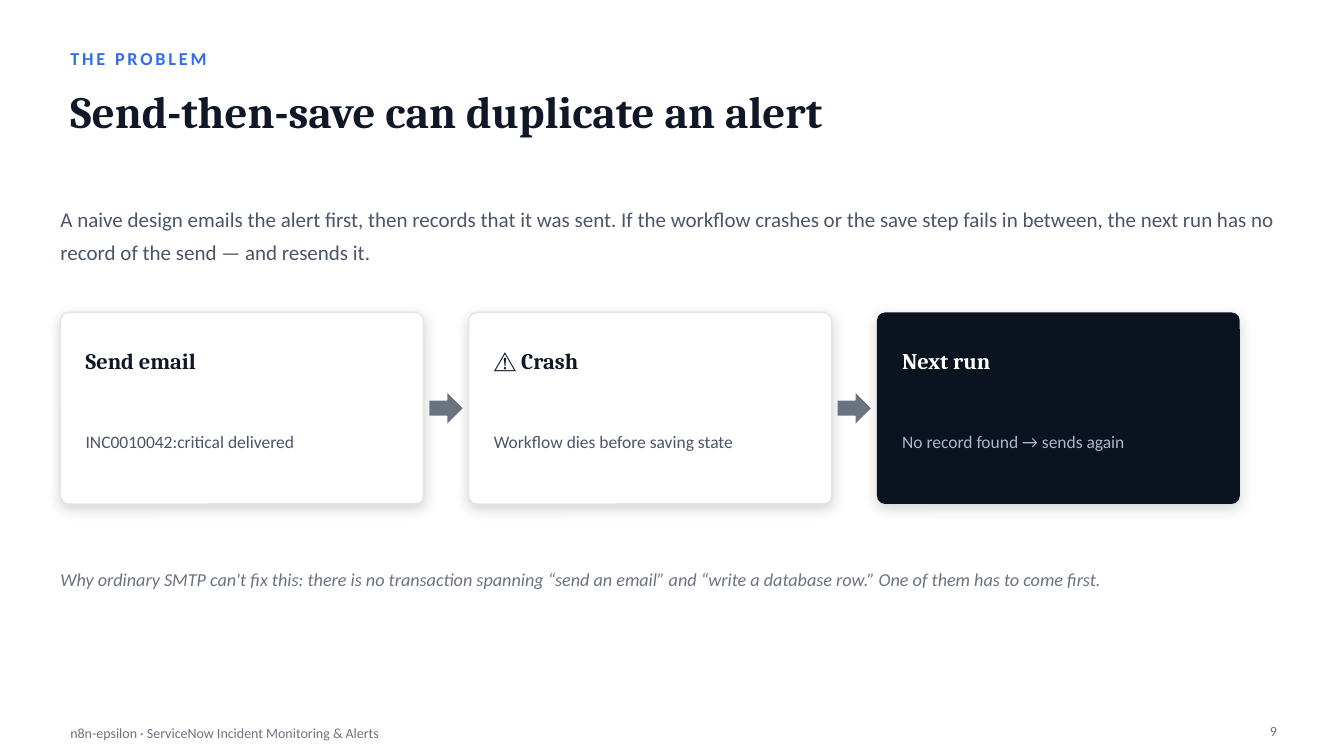
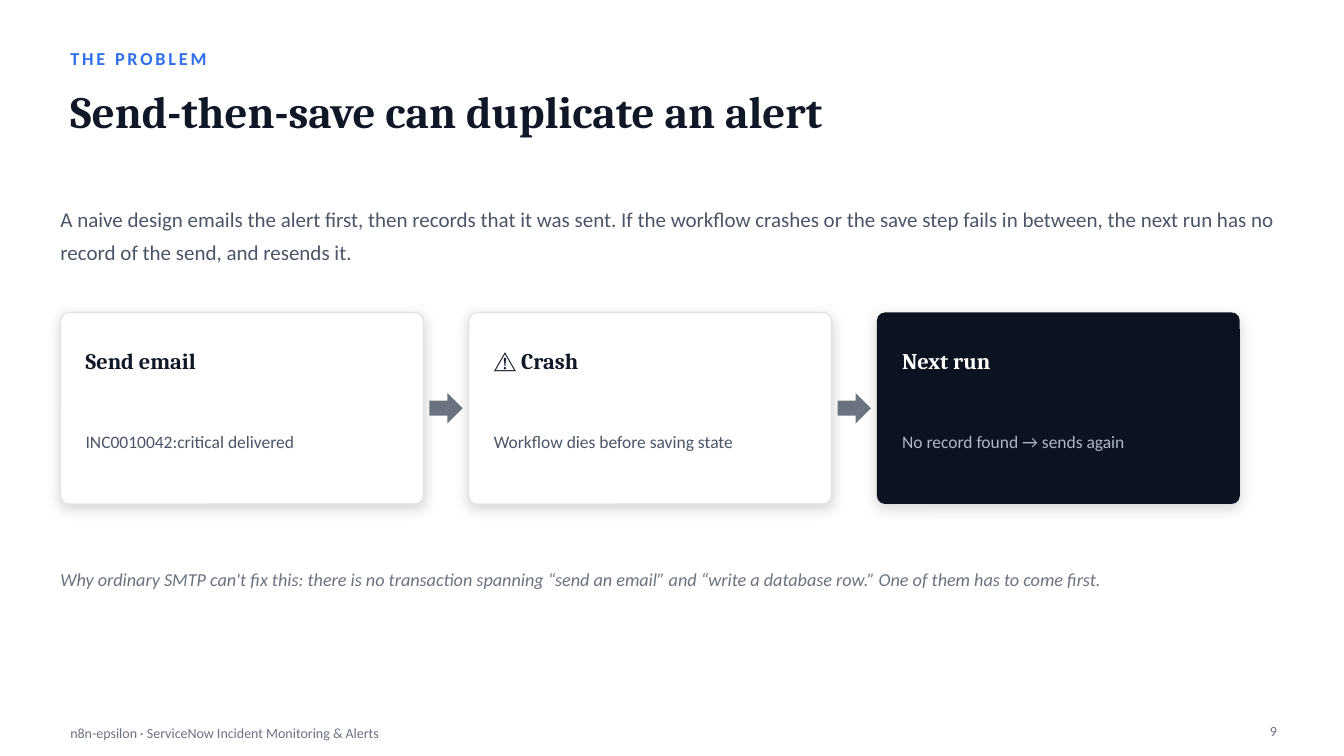
Before and after one commit to Chethan616/n8n-epsilon, a slide deck: slide 9 of n8n-epsilon-detailed.pptx. Drawn at 1344x756 pixels with LibreOffice and Linux fonts; fonts in the diff are those of the drawing. Boxes give left, top, right and bottom in pixels: in the first picture for what was removed or moved away, otherwise in the second. Text is boxed around its words. In the diff, an @@ line names an element or a change of style, - is before the commit and + after.

Commit message:
Revise deck: natural phrasing, README-accurate architecture diagram
- removed em dashes throughout, rewrote around them
- architecture slide now mirrors the README's Mermaid flowchart
  (Evaluate Rules / Already Notified? decision branches, Skip,
  dashed dedup lookup into the Alert State Store) instead of the
  earlier simplified linear box diagram
- removed per-person task attribution from the repo slide and
  dropped the status/next-steps slide until the new ServiceNow
  instance is live

```diff
--- a/n8n-epsilon-detailed.pptx
+++ b/n8n-epsilon-detailed.pptx
@@ text at (60, 212, 1273, 263): text changed @@
-A naive design emails the alert first, then records that it was sent. If the workflow crashes or the save step fails in between, the next run has no record of the send — and resends it.
+A naive design emails the alert first, then records that it was sent. If the workflow crashes or the save step fails in between, the next run has no record of the send, and resends it.
```
Also in this commit, not shown: 13 other slides changed, 1 slide added, 2 slides removed.
